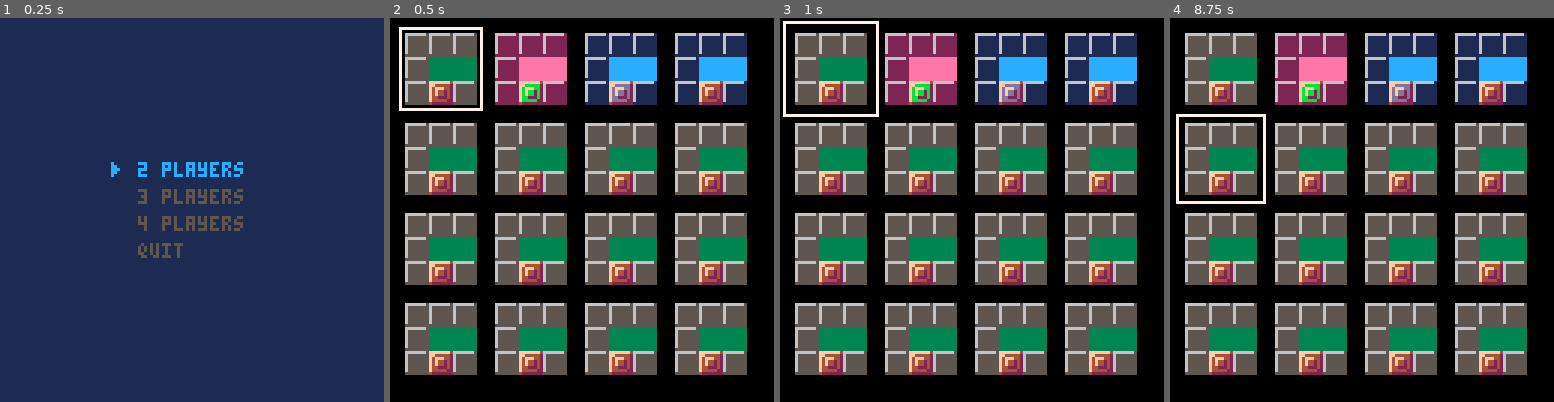
Above: before the commit, frames 1-4 (left to right).
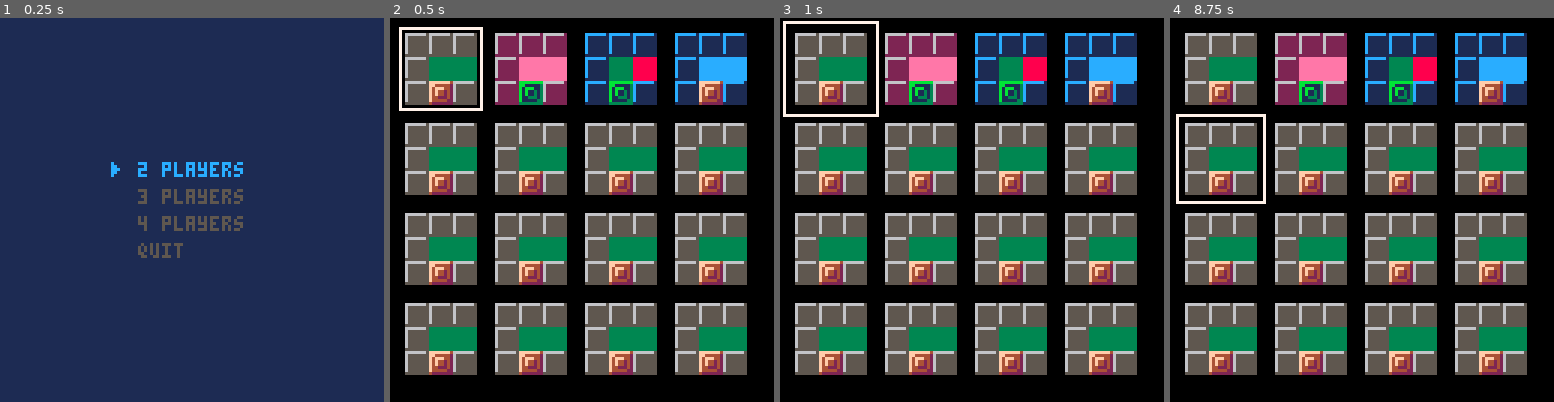
Above: after the commit, the same moments.

Repository: sdegutis/shepherdgame.com
Game: PICO-8 cartridge bomberman.p8
Same seed, same stepped clock (60 frames per second), same inputs: the game is played once before the commit and once after it.
Inputs:
- Up to frame 1 (0.25 s): no input
- Up to frame 2 (0.5 s): tap X (X key) at 0.33 s
- Up to frame 3 (1 s): no input
- Up to frame 4 (8.75 s): tap X (X key) at 1.07, 1.85, 2.97, 4.08, 5.2, 6.32, 7.43, 8.55 s; hold Right 1.6-2.1 s; hold Up 2.15-2.42 s; hold Right 2.47-3.03 s; hold Left 3.08-3.58 s; hold Down 3.63-3.97 s; hold Right 4.02-4.68 s; hold Up 4.73-5.03 s; hold Left 5.08-5.68 s; hold Down 5.73-6.03 s; hold Right 6.08-6.58 s; hold Right 6.63-7.13 s; hold Up 7.18-7.45 s; hold Right 7.5-8.07 s; hold Left 8.12-8.62 s; hold Down from 8.67 s (still down)

Frame 1 is identical in both runs. In frame 2, 2.5% of the frame differs, in the area x 33-93%, y 3-23%; in frame 3, 2.5%; in frame 4, 2.5%.

Commit message:
Abbey's slime world map

Diff:
--- a/bomberman.p8
+++ b/bomberman.p8
@@ -1046,20 +1046,20 @@
 0000000000000000000000000000000000000000000000000000010101000000000000000000000000000000000000000000000000000000000000000000000000000000000000000000000000000000000000000000000000000000000000000000000000000000000000000000000000000000000000000000000000000000
 0000000000000000000000000000000000000000000000000000000000000000000000000000000000000000000000000000000000000000000000000000000000000000000000000000000000000000000000000000000000000000000000000000000000000000000000000000000000000000000000000000000000000000
 __map__
-1a1a1a1a1a1a1a1a1a1a1a1a1a1a1a2a1c1c1c1c1c1c1c1c1c1c1c1c1c1c1c2b1b1b1b1b1b1b1b1b1b1b1b1b1b1b1b2c1b1b1b1b1b1b1b1b1b1b1b1b1b1b1b2a00000000000000000000000000000000000000000000000000000000000000000000000000000000000000000000000000000000000000000000000000000000
-1a0a0a0a0a0a0a0a0a0a0a0a0a0a1a001c0c0c0c0c0c0c0c0c0c0c0c0c0c1c001b0b0b0b0b0b0b0b0b0b0b0b0b0b1b001b0b0b0b0b0b0b0b0b0b0b0b0b0b1b0000000000000000000000000000000000000000000000000000000000000000000000000000000000000000000000000000000000000000000000000000000000
-1a0a1a0a1a0a1a0a1a0a1a0a1a0a1a001c0c1c0c1c0c1c0c1c0c1c0c1c0c1c001b0b1b0b1a0b1a0b1a0b1a0b1a0b1b001b0b1b0b1a0b1a0b1a0b1a0b1a0b1b0000000000000000000000000000000000000000000000000000000000000000000000000000000000000000000000000000000000000000000000000000000000
-1a0a0a0a0a0a0a0a0a0a0a0a0a0a1a001c0c0c0c0c0c0c0c0c0c0c0c0c0c1c001b0b0b0b0b0b0b0b0b0b0b0b0b0b1b001b0b0b0b0b0b0b0b0b0b0b0b0b0b1b0000000000000000000000000000000000000000000000000000000000000000000000000000000000000000000000000000000000000000000000000000000000
-1a0a1a0a1a0a1a0a1a0a1a0a1a0a1a001c0c1c0c1c0c0c0c0c0c1c0c1c0c1c001b0b1a0b1a0b1a0b1a0b1a0b1a0b1b001b0b1a0b1a0b1a0b1a0b1a0b1a0b1b0000000000000000000000000000000000000000000000000000000000000000000000000000000000000000000000000000000000000000000000000000000000
-1a0a0a0a0a0a0a0a0a0a0a0a0a0a1a001c0c0c0c0c0c0c0c0c0c0c0c0c0c1c001b0b0b0b0b0b0b0b0b0b0b0b0b0b1b001b0b0b0b0b0b0b0b0b0b0b0b0b0b1b0000000000000000000000000000000000000000000000000000000000000000000000000000000000000000000000000000000000000000000000000000000000
-1a0a1a0a1a0a1a0a1a0a1a0a1a0a1a001c0c1c0c0c0c0c0c0c0c0c0c1c0c1c001b0b1a0b1a0b1a0b1a0b1a0b1a0b1b001b0b1a0b1a0b1a0b1a0b1a0b1a0b1b0000000000000000000000000000000000000000000000000000000000000000000000000000000000000000000000000000000000000000000000000000000000
-1a0a0a0a0a0a0a0a0a0a0a0a0a0a1a001c0c0c0c0c0c0c0c0c0c0c0c0c0c1c001b0b0b0b0b0b0b0b0b0b0b0b0b0b1b001b0b0b0b0b0b0b0b0b0b0b0b0b0b1b0000000000000000000000000000000000000000000000000000000000000000000000000000000000000000000000000000000000000000000000000000000000
-1a0a1a0a1a0a1a0a1a0a1a0a1a0a1a001c0c1c0c0c0c0c0c0c0c0c0c1c0c1c001b0b1a0b1a0b1a0b1a0b1a0b1a0b1b001b0b1a0b1a0b1a0b1a0b1a0b1a0b1b0000000000000000000000000000000000000000000000000000000000000000000000000000000000000000000000000000000000000000000000000000000000
-1a0a0a0a0a0a0a0a0a0a0a0a0a0a1a001c0c0c0c0c0c0c0c0c0c0c0c0c0c1c001b0b0b0b0b0b0b0b0b0b0b0b0b0b1b001b0b0b0b0b0b0b0b0b0b0b0b0b0b1b0000000000000000000000000000000000000000000000000000000000000000000000000000000000000000000000000000000000000000000000000000000000
-1a0a1a0a1a0a1a0a1a0a1a0a1a0a1a001c0c1c0c1c0c0c0c0c0c1c0c1c0c1c001b0b1a0b1a0b1a0b1a0b1a0b1a0b1b001b0b1a0b1a0b1a0b1a0b1a0b1a0b1b0000000000000000000000000000000000000000000000000000000000000000000000000000000000000000000000000000000000000000000000000000000000
-1a0a0a0a0a0a0a0a0a0a0a0a0a0a1a001c0c0c0c0c0c0c0c0c0c0c0c0c0c1c001b0b0b0b0b0b0b0b0b0b0b0b0b0b1b001b0b0b0b0b0b0b0b0b0b0b0b0b0b1b0000000000000000000000000000000000000000000000000000000000000000000000000000000000000000000000000000000000000000000000000000000000
-1a0a1a0a1a0a1a0a1a0a1a0a1a0a1a001c0c1c0c1c0c1c0c1c0c1c0c1c0c1c001b0b1a0b1a0b1a0b1a0b1a0b1a0b1b001b0b1a0b1a0b1a0b1a0b1a0b1a0b1b0000000000000000000000000000000000000000000000000000000000000000000000000000000000000000000000000000000000000000000000000000000000
-1a0a0a0a0a0a0a0a0a0a0a0a0a0a1a001c0c0c0c0c0c0c0c0c0c0c0c0c0c1c001b0b0b0b0b0b0b0b0b0b0b0b0b0b1b001b0b0b0b0b0b0b0b0b0b0b0b0b0b1b0000000000000000000000000000000000000000000000000000000000000000000000000000000000000000000000000000000000000000000000000000000000
+1a1a1a1a1a1a1a1a1a1a1a1a1a1a1a2a1c1c1c1c1c1c1c1c1c1c1c1c1c1c1c2b1b1b1b1b1b1b1b1b1b1b1b1b1b1b1b2b1b1b1b1b1b1b1b1b1b1b1b1b1b1b1b2a00000000000000000000000000000000000000000000000000000000000000000000000000000000000000000000000000000000000000000000000000000000
+1a0a0a0a0a0a0a0a0a0a0a0a0a0a1a001c0c0c0c0c0c0c0c0c0c0c0c0c0c1c001b0a0f0a0f0a0f0a0f0a0f0a0f0a1b001b0b0b0b0b0b0b0b0b0b0b0b0b0b1b0000000000000000000000000000000000000000000000000000000000000000000000000000000000000000000000000000000000000000000000000000000000
+1a0a1a0a1a0a1a0a1a0a1a0a1a0a1a001c0c1c0c1c0c1c0c1c0c1c0c1c0c1c001b0f1b1b1b1b1b1d1b1b1b1b1b0f1b001b0b1b0b1a0b1a0b1a0b1a0b1a0b1b0000000000000000000000000000000000000000000000000000000000000000000000000000000000000000000000000000000000000000000000000000000000
+1a0a0a0a0a0a0a0a0a0a0a0a0a0a1a001c0c0c0c0c0c0c0c0c0c0c0c0c0c1c001b0a1b0a0a0a0a0a0a0a0a0a1b0a1b001b0b0b0b0b0b0b0b0b0b0b0b0b0b1b0000000000000000000000000000000000000000000000000000000000000000000000000000000000000000000000000000000000000000000000000000000000
+1a0a1a0a1a0a1a0a1a0a1a0a1a0a1a001c0c1c0c1c0c0c0c0c0c1c0c1c0c1c001b0f1b0a0f0f0f0f0f0f0f0a1b0f1b001b0b1a0b1a0b1a0b1a0b1a0b1a0b1b0000000000000000000000000000000000000000000000000000000000000000000000000000000000000000000000000000000000000000000000000000000000
+1a0a0a0a0a0a0a0a0a0a0a0a0a0a1a001c0c0c0c0c0c0c0c0c0c0c0c0c0c1c001b0a1b0a0f0a0a0a0a0a0f0a1b0a1b001b0b0b0b0b0b0b0b0b0b0b0b0b0b1b0000000000000000000000000000000000000000000000000000000000000000000000000000000000000000000000000000000000000000000000000000000000
+1a0a1a0a1a0a1a0a1a0a1a0a1a0a1a001c0c1c0c0c0c0c0c0c0c0c0c1c0c1c001b0f1b0a0f0a1d1b1d0a0f0a1b0f1b001b0b1a0b1a0b1a0b1a0b1a0b1a0b1b0000000000000000000000000000000000000000000000000000000000000000000000000000000000000000000000000000000000000000000000000000000000
+1a0a0a0a0a0a0a0a0a0a0a0a0a0a1a001c0c0c0c0c0c0c0c0c0c0c0c0c0c1c001b0a1d0a0f0a1b1b1b0a0f0a1d0a1b001b0b0b0b0b0b0b0b0b0b0b0b0b0b1b0000000000000000000000000000000000000000000000000000000000000000000000000000000000000000000000000000000000000000000000000000000000
+1a0a1a0a1a0a1a0a1a0a1a0a1a0a1a001c0c1c0c0c0c0c0c0c0c0c0c1c0c1c001b0f1b0a0f0a1b1b1d0a0f0a1b0f1b001b0b1a0b1a0b1a0b1a0b1a0b1a0b1b0000000000000000000000000000000000000000000000000000000000000000000000000000000000000000000000000000000000000000000000000000000000
+1a0a0a0a0a0a0a0a0a0a0a0a0a0a1a001c0c0c0c0c0c0c0c0c0c0c0c0c0c1c001b0a1b0a0f0a0a0a0a0a0f0a1b0a1b001b0b0b0b0b0b0b0b0b0b0b0b0b0b1b0000000000000000000000000000000000000000000000000000000000000000000000000000000000000000000000000000000000000000000000000000000000
+1a0a1a0a1a0a1a0a1a0a1a0a1a0a1a001c0c1c0c1c0c0c0c0c0c1c0c1c0c1c001b0f1b0a0f0f0f0f0f0f0f0a1b0f1b001b0b1a0b1a0b1a0b1a0b1a0b1a0b1b0000000000000000000000000000000000000000000000000000000000000000000000000000000000000000000000000000000000000000000000000000000000
+1a0a0a0a0a0a0a0a0a0a0a0a0a0a1a001c0c0c0c0c0c0c0c0c0c0c0c0c0c1c001b0a1b0a0a0a0a0a0a0a0a0a1b0a1b001b0b0b0b0b0b0b0b0b0b0b0b0b0b1b0000000000000000000000000000000000000000000000000000000000000000000000000000000000000000000000000000000000000000000000000000000000
+1a0a1a0a1a0a1a0a1a0a1a0a1a0a1a001c0c1c0c1c0c1c0c1c0c1c0c1c0c1c001b0f1b1b1b1d1b1b1b1b1b1b1b0f1b001b0b1a0b1a0b1a0b1a0b1a0b1a0b1b0000000000000000000000000000000000000000000000000000000000000000000000000000000000000000000000000000000000000000000000000000000000
+1a0a0a0a0a0a0a0a0a0a0a0a0a0a1a001c0c0c0c0c0c0c0c0c0c0c0c0c0c1c001b0a0f0a0f0a0f0a0f0a0f0a0f0a1b001b0b0b0b0b0b0b0b0b0b0b0b0b0b1b0000000000000000000000000000000000000000000000000000000000000000000000000000000000000000000000000000000000000000000000000000000000
 1a1a1a1a1a1a1a1a1a1a1a1a1a1a1a001c1c1c1c1c1c1c1c1c1c1c1c1c1c1c001b1b1b1b1b1b1b1b1b1b1b1b1b1b1b001b1b1b1b1b1b1b1b1b1b1b1b1b1b1b0000000000000000000000000000000000000000000000000000000000000000000000000000000000000000000000000000000000000000000000000000000000
 0000000000000000000000000000000000000000000000000000000000000000000000000000000000000000000000000000000000000000000000000000000000000000000000000000000000000000000000000000000000000000000000000000000000000000000000000000000000000000000000000000000000000000
 1a1a1a1a1a1a1a1a1a1a1a1a1a1a1a2a1a1a1a1a1a1a1a1a1a1a1a1a1a1a1a2a1a1a1a1a1a1a1a1a1a1a1a1a1a1a1a2a1a1a1a1a1a1a1a1a1a1a1a1a1a1a1a2a00000000000000000000000000000000000000000000000000000000000000000000000000000000000000000000000000000000000000000000000000000000
Not shown, changed: 24 lines of the sprite sheet (__gfx__) section of bomberman.p8
